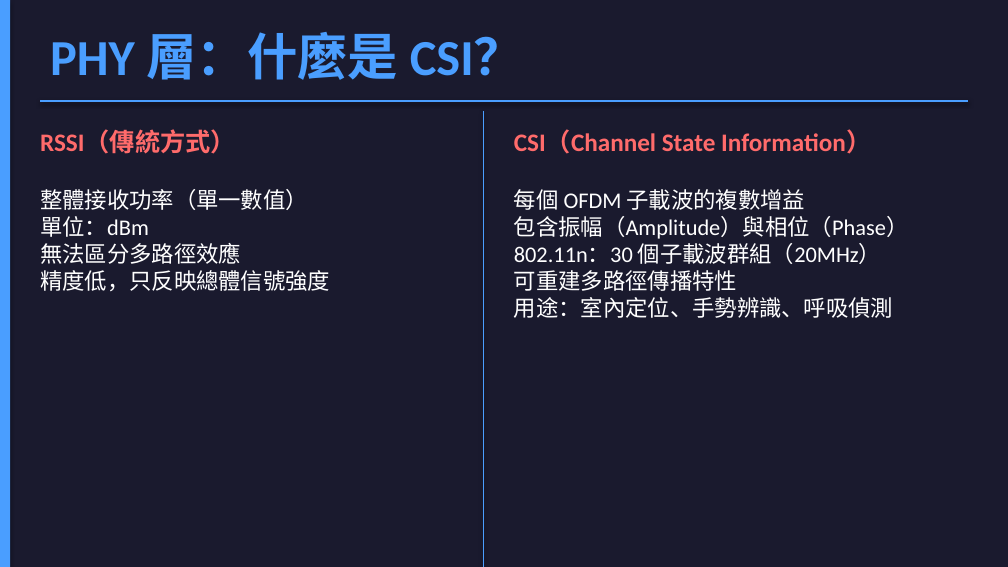
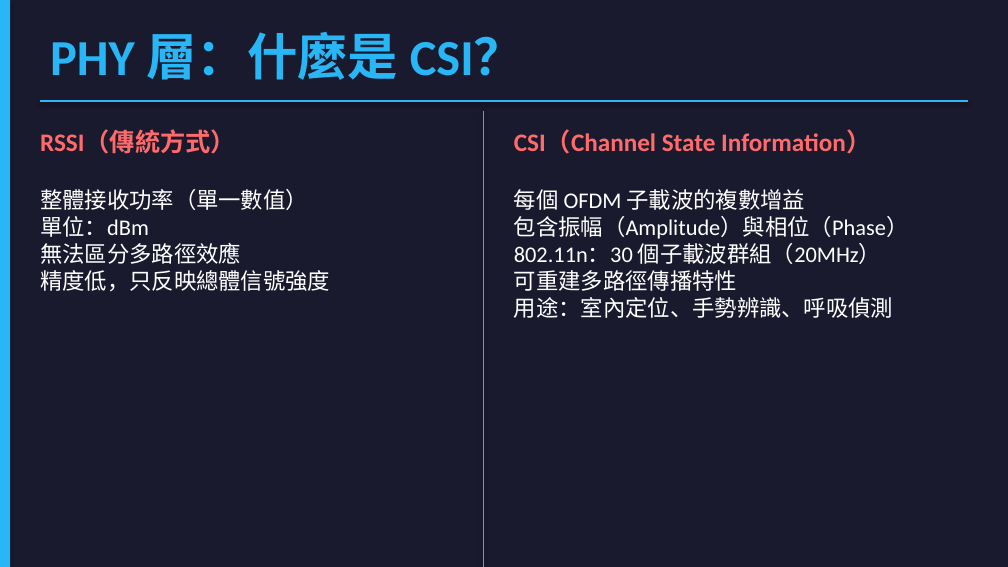
Before and after one commit to jacky92219-cell/network-ppt-project, a slide deck: slide 4 of output/network-card-csi.pptx. Drawn at 1008x567 pixels with LibreOffice and Linux fonts; fonts in the diff are those of the drawing. Boxes give left, top, right and bottom in pixels: in the first picture for what was removed or moved away, otherwise in the second. Text is boxed around its words. In the diff, an @@ line names an element or a change of style, - is before the commit and + after.

Commit message:
fix: immutable slide data, move imports to top, distinct section 1 color

```diff
--- a/output/network-card-csi.pptx
+++ b/output/network-card-csi.pptx
@@ rectangle at <box>0,0,10,566</box>: fill #4A9EFF to #29B6F6 @@
@@ text "PHY 層：什麼是 CSI？" at <box>50,32,524,80</box>: text colour #4A9EFF to #29B6F6 @@
@@ line (40, 101) - (968, 101): stroke #4A9EFF 1.5 pt to #29B6F6 1.5 pt @@
```
Also in this commit, not shown: 4 other slides changed, 4 other files.
